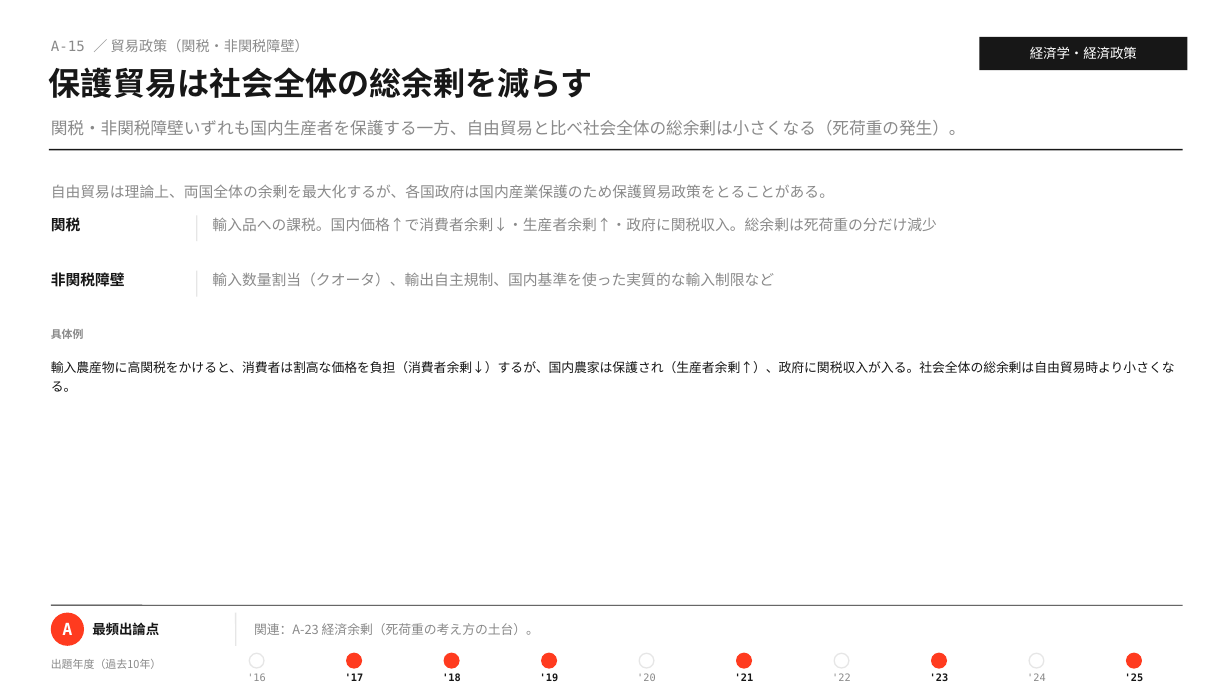
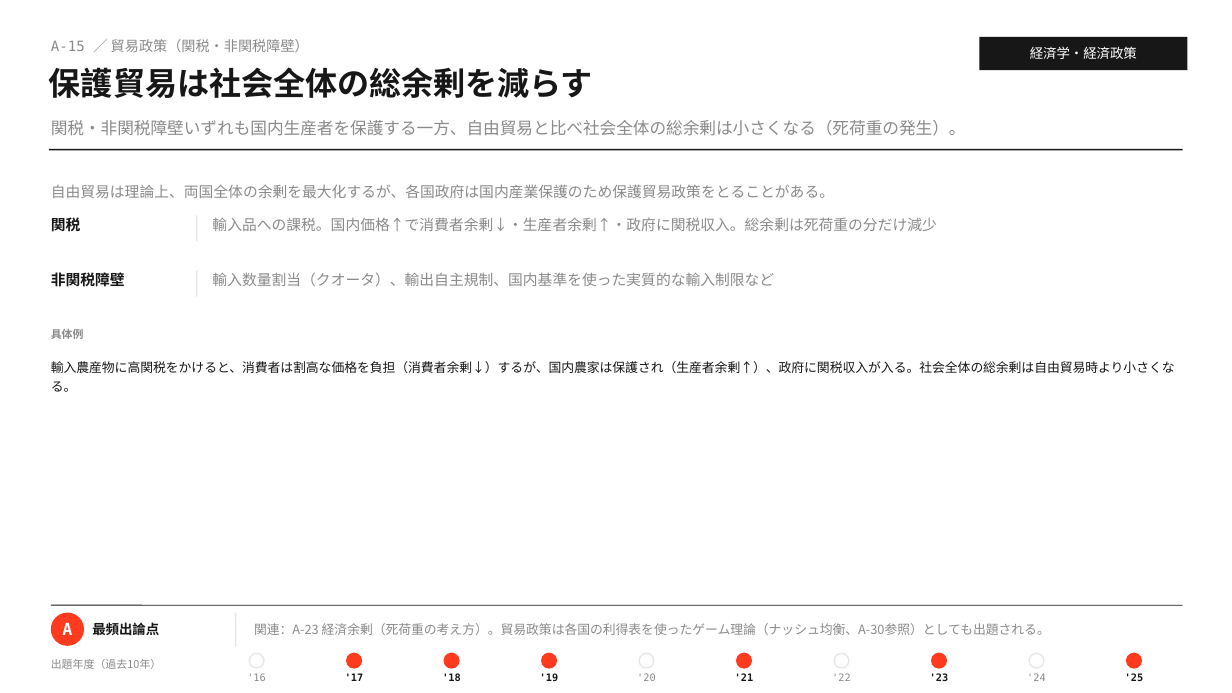
Before and after one commit to MasatoshiSano/SMEC, a slide deck: slide 24 of slides/1st_stage/A_economics.pptx. Drawn at 1232x693 pixels with LibreOffice and Linux fonts; fonts in the diff are those of the drawing. Boxes give left, top, right and bottom in pixels: in the first picture for what was removed or moved away, otherwise in the second. Text is boxed around its words. In the diff, an @@ line names an element or a change of style, - is before the commit and + after.

```diff
--- a/slides/1st_stage/A_economics.pptx
+++ b/slides/1st_stage/A_economics.pptx
@@ text at (x1=254, y1=623, x2=1050, y2=635): text changed @@
-関連：A-23 経済余剰（死荷重の考え方の土台）。
+関連：A-23 経済余剰（死荷重の考え方）。貿易政策は各国の利得表を使ったゲーム理論（ナッシュ均衡、A-30参照）としても出題される。
```
Also in this commit, not shown: 12 other slides changed, 3 other files.
